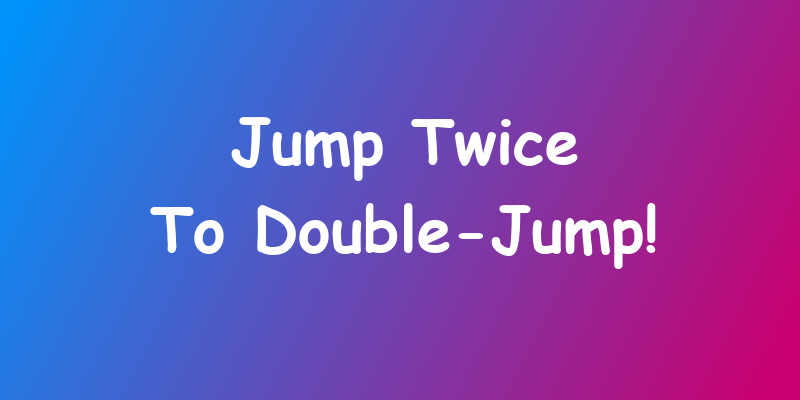
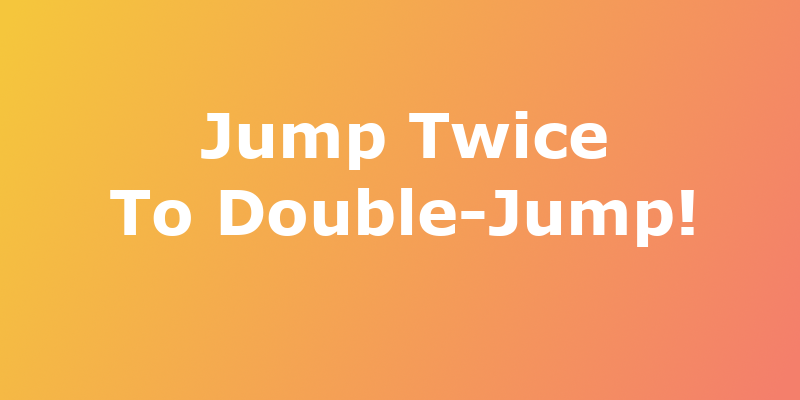
Comparing the layer stacks of the two 800x400 images. Changes:
painted on "Jump Twice ..." over [110, 111, 694, 269]
painted on "Base" over [0, 0, 800, 400]
